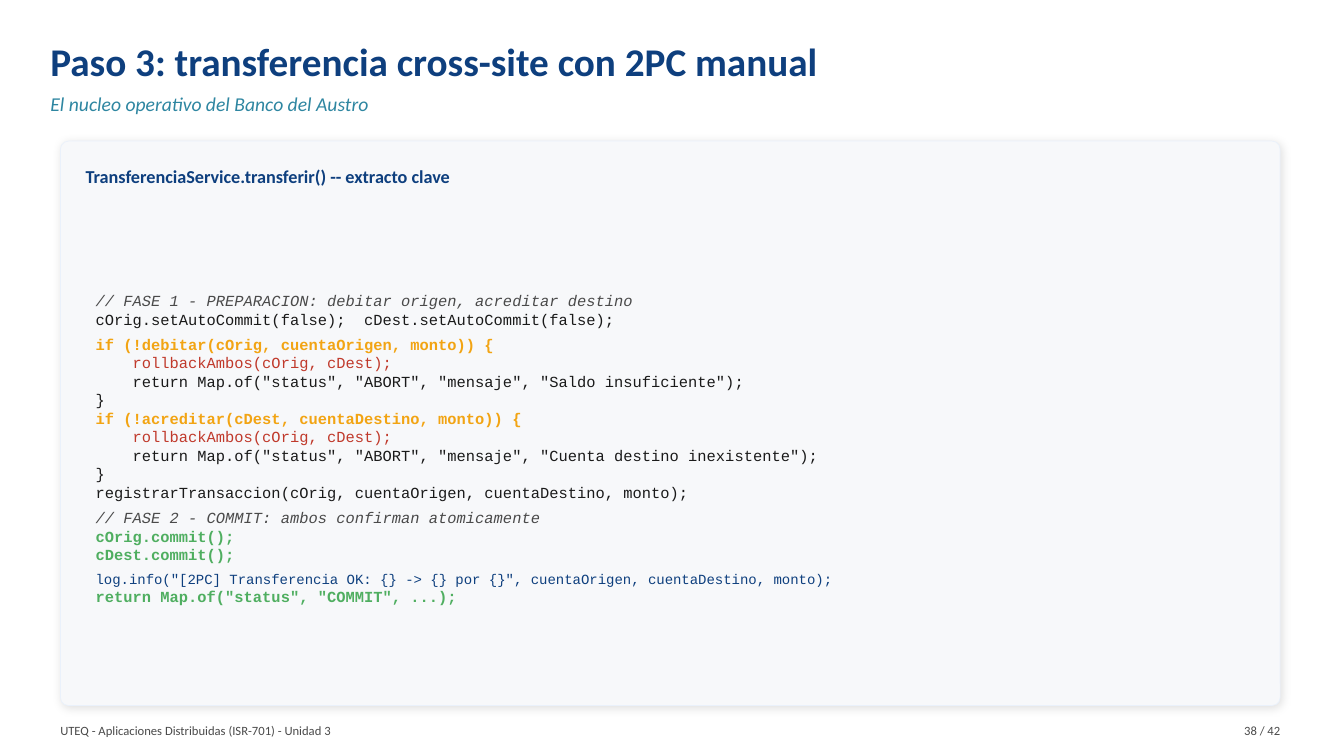
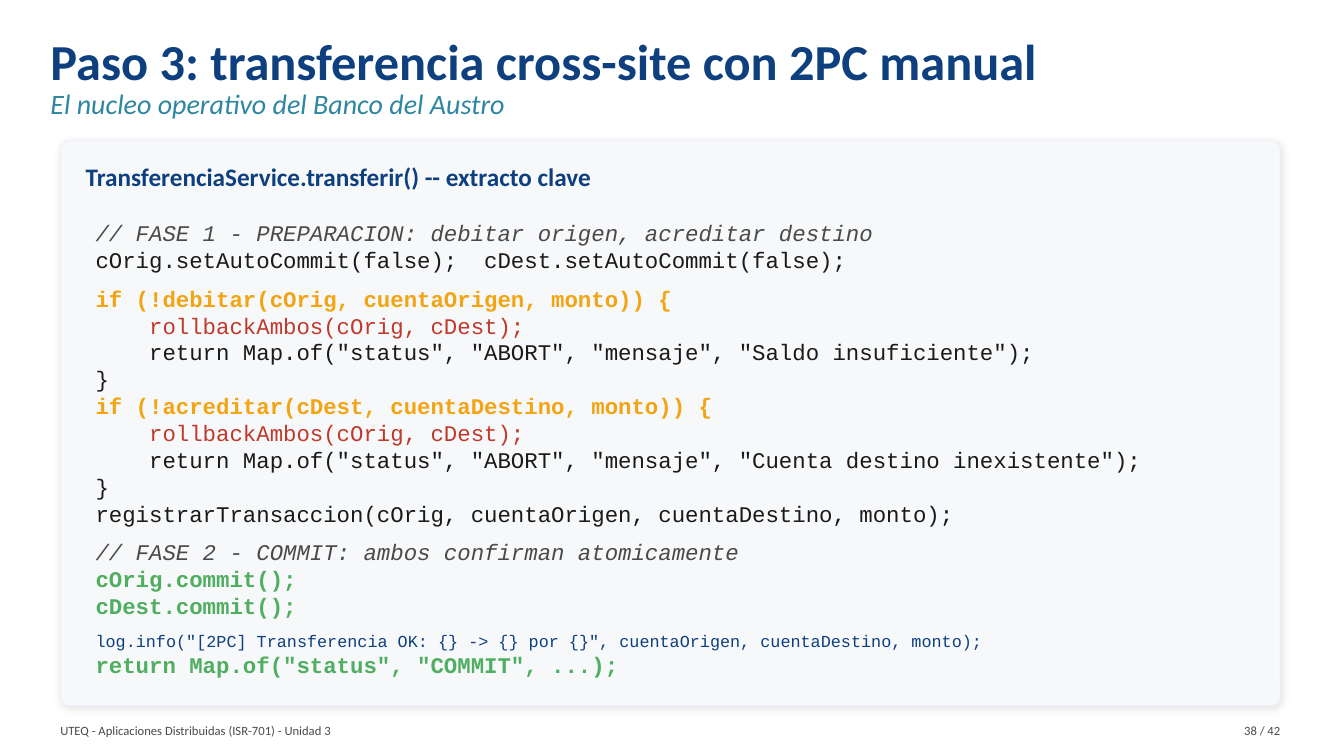
Before and after one commit to gleiston-guerrero/Asignaturas, a slide deck: slide 38 of AplicacionesDistribuidas/Material de clases/BDD_Presentacion.pptx. Drawn at 1344x756 pixels with LibreOffice and Linux fonts; fonts in the diff are those of the drawing. Boxes give left, top, right and bottom in pixels: in the first picture for what was removed or moved away, otherwise in the second. Text is boxed around its words. In the diff, an @@ line names an element or a change of style, - is before the commit and + after.

```diff
--- a/AplicacionesDistribuidas/Material de clases/BDD_Presentacion.pptx
+++ b/AplicacionesDistribuidas/Material de clases/BDD_Presentacion.pptx
@@ text "Paso 3: transferencia cross-site con ..." at (50,44,1036,81): size 28 to 36 pt @@
@@ text "El nucleo operativo del Banco ..." at (50,94,505,119): size 14 to 20 pt @@
@@ text "TransferenciaService.transferir() -- extracto clave" at (86,167,591,190): size 13 to 18 pt @@
@@ text "// FASE 1 - PREPARACION: ..." at (96,225,1141,678): size 11 to 16 pt in "// FASE 1 - PREPARACION: debitar origen, ...", "cOrig.setAutoCommit(false); cDest.setAutoCommit(false);", "if (!debitar(cOrig, cuentaOrigen, monto)) {", "rollbackAmbos(cOrig, cDest);" and 11 more places; size 10 to 12 pt in "log.info("[2PC] Transferencia OK: {} -> {} por ..." @@
```
Also in this commit, not shown: 17 other slides changed.
